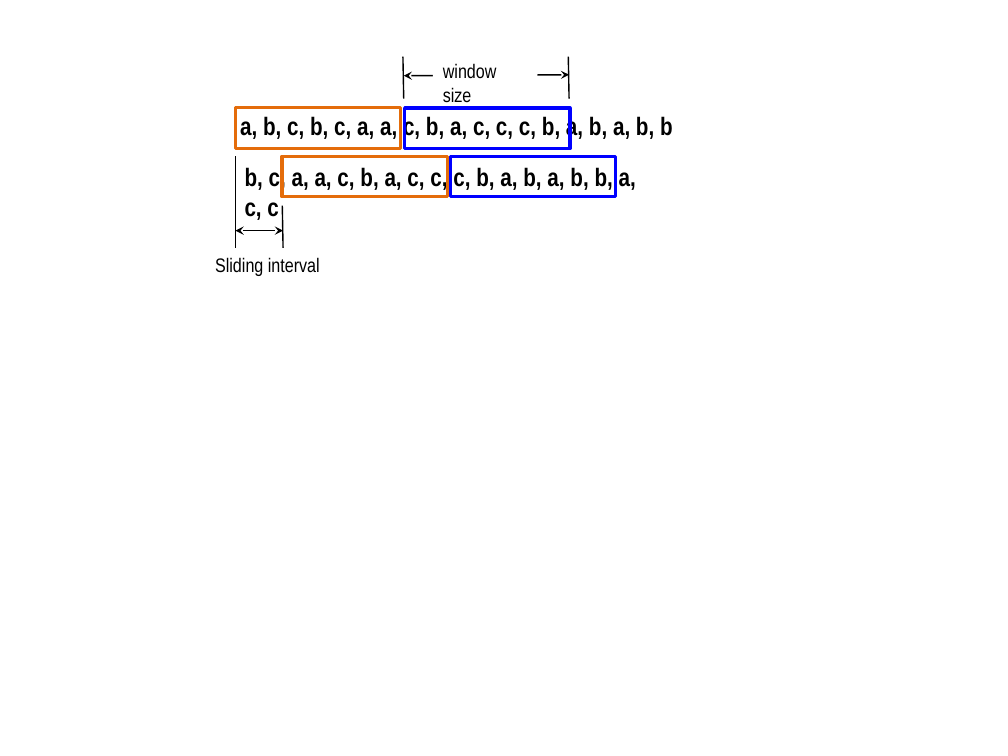
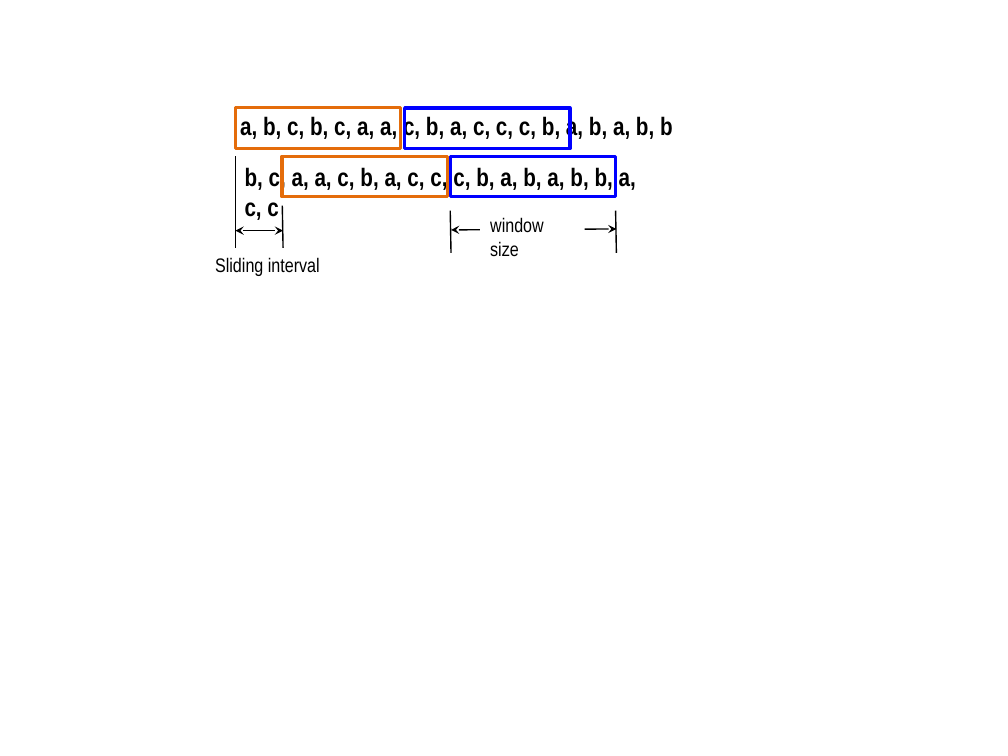
Before and after one commit to bin09122015/HW2, a slide deck: slide 1 of Illustration/diagram.pptx. Drawn at 1008x756 pixels with LibreOffice and Linux fonts; fonts in the diff are those of the drawing. Boxes give left, top, right and bottom in pixels: in the first picture for what was removed or moved away, otherwise in the second. Text is boxed around its words. In the diff, an @@ line names an element or a change of style, - is before the commit and + after.

```diff
--- a/Illustration/diagram.pptx
+++ b/Illustration/diagram.pptx
@@ 1 text, 1 line, 1 double arrow: place and size @@
-1 text, 1 line, 1 double arrow at box(404, 56, 570, 103)
+1 text, 1 line, 1 double arrow at box(451, 211, 617, 257)
@@ line moved from (403, 56) - (404, 99) to (451, 211) - (451, 253) @@
```
Also in this commit, not shown: 13 other files.
